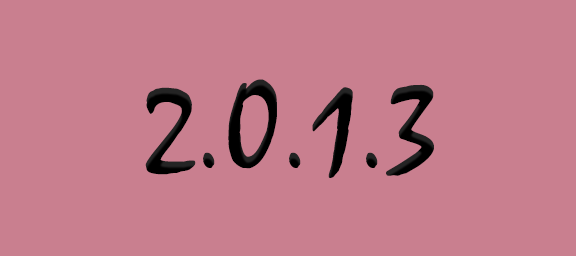
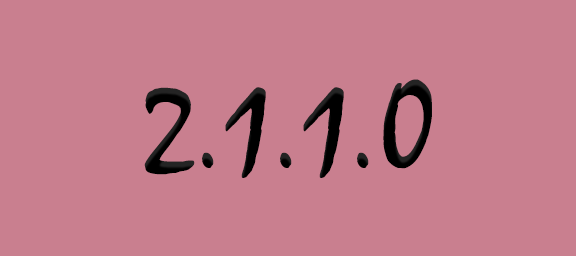
The second w=576, h=256 image is a revision of the first. Changes to its layers:
renamed "2.0.1.3" to "2.1.1.0", painted on it over [144, 79, 434, 178]
